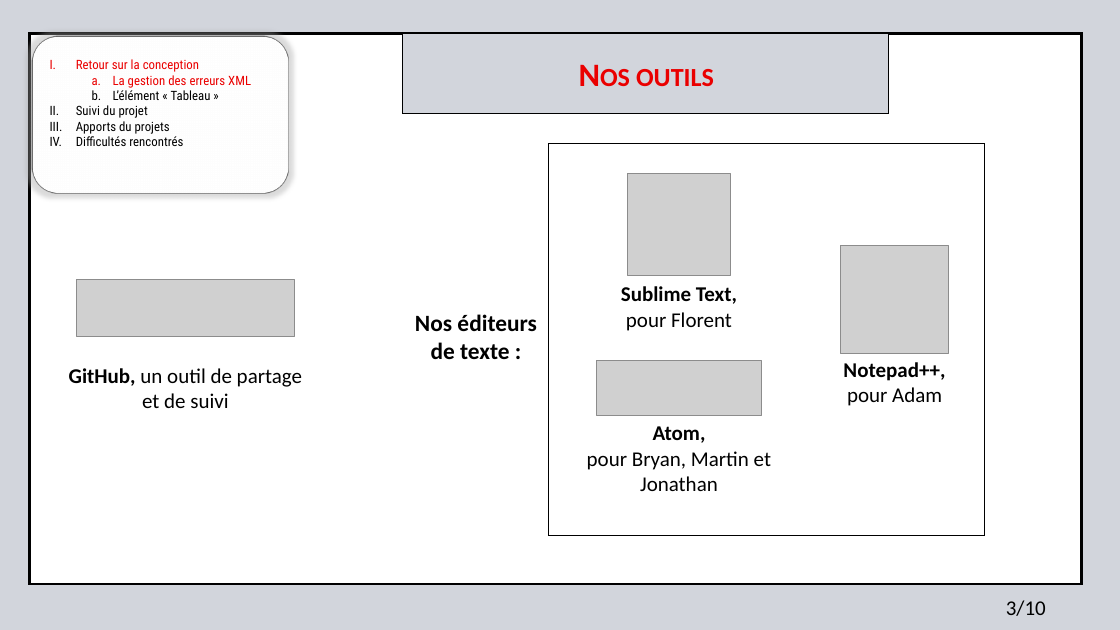
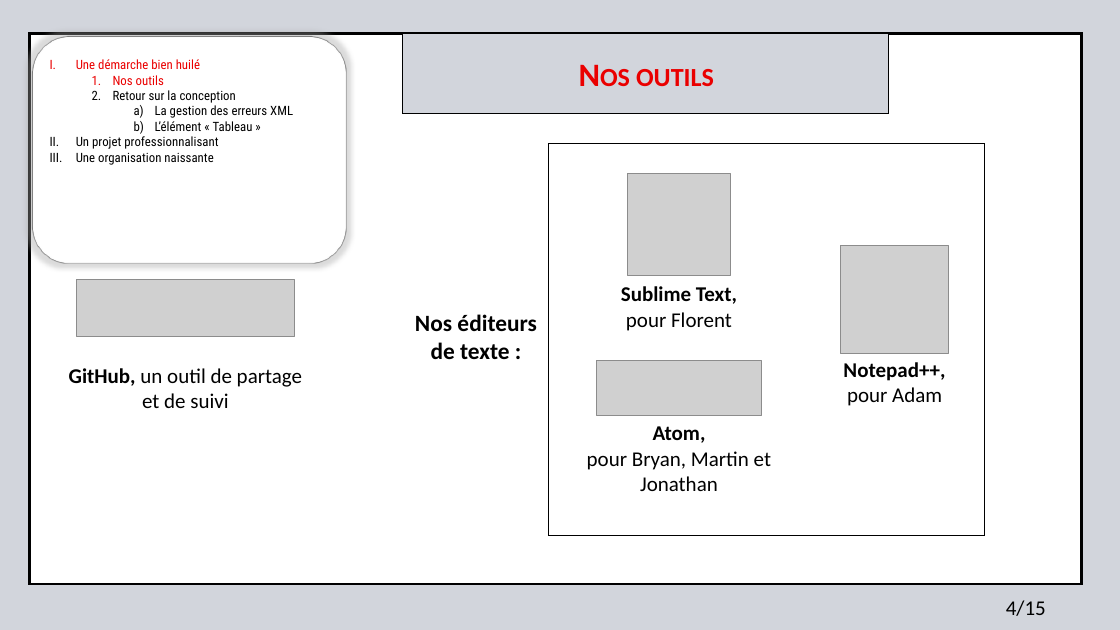
Before and after one commit to jonatjano/formulaire, a slide deck: slide 4 of text/Diaporama_Soutenance_projet_tutore_Bernouy_Deloison_Dewilde_Malet_Selle.pptx. Drawn at 1120x630 pixels with LibreOffice and Linux fonts; fonts in the diff are those of the drawing; grey boxes stand for pictures; background and template pictures are left out. Boxes give left, top, right and bottom in pixels: in the first picture for what was removed or moved away, otherwise in the second. Text is boxed around its words. In the diff, an @@ line names an element or a change of style, - is before the commit and + after.

```diff
--- a/text/Diaporama_Soutenance_projet_tutore_Bernouy_Deloison_Dewilde_Malet_Selle.pptx
+++ b/text/Diaporama_Soutenance_projet_tutore_Bernouy_Deloison_Dewilde_Malet_Selle.pptx
@@ rounded rectangle removed at [32,36,288,193] @@
@@ rounded rectangle added at [32,36,345,263], fill #FFFFFF, outline #000000 1 pt @@
@@ text at [76,59,200,69]: paragraphs added @@
+I. Une démarche bien huilé
+  1. Nos outils
@@ text at [113,90,293,131]: text colour #EA0000 to #000000 in "Retour sur la conception", "La gestion des erreurs XML"; bullet I. to 1.; list level 1 to 2 in "Retour sur la conception"; bullet a. to a); list level 2 to 3 in "La gestion des erreurs XML"; list level 2 to 3 in "L’élément « Tableau »" @@
@@ text at [76,136,218,165]: text changed @@
-II. Suivi du projet
-III. Apports du projets
-IV. Difficultés rencontrés
+II. Un projet professionnalisant
+III. Une organisation naissante
@@ text at [1006,600,1046,616]: text changed @@
-3/10
+4/15
```
Also in this commit, not shown: 7 other slides changed, 7 slides added, 1 slide removed.
